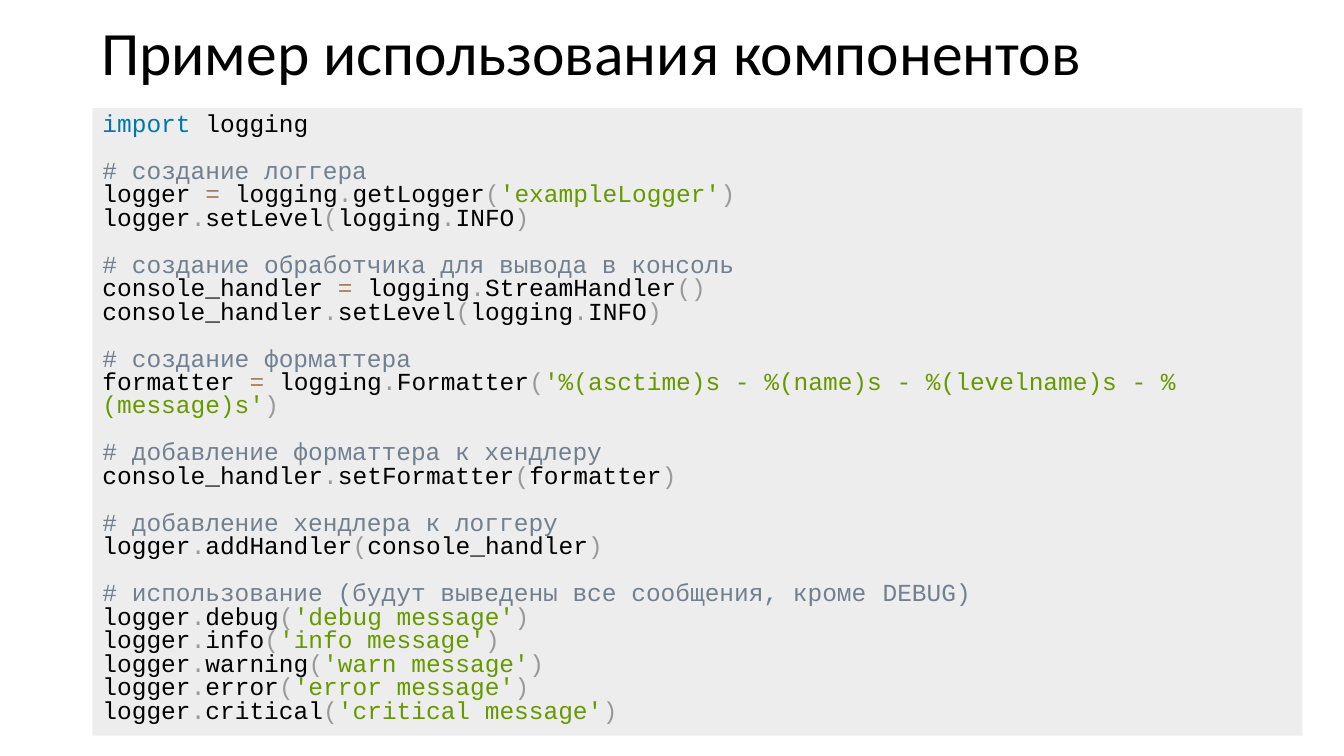
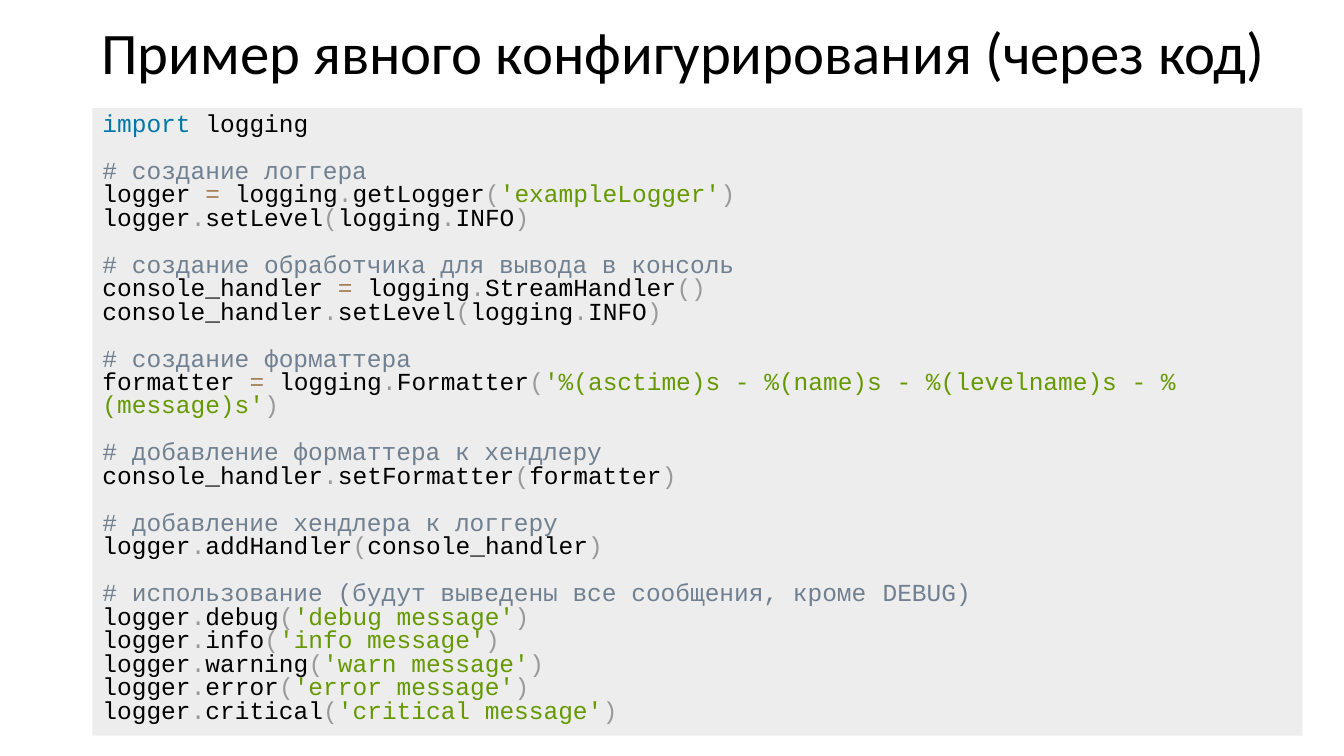
Before and after one commit to xtrueman/prog_instruments, a slide deck: slide 32 of presentations/Logging.pptx (slide 31 before the commit). Drawn at 1344x756 pixels with LibreOffice and Linux fonts; fonts in the diff are those of the drawing. Boxes give left, top, right and bottom in pixels: in the first picture for what was removed or moved away, otherwise in the second. Text is boxed around its words. In the diff, an @@ line names an element or a change of style, - is before the commit and + after.

```diff
--- a/presentations/Logging.pptx
+++ b/presentations/Logging.pptx
@@ title at <box>101,31,1264,84</box>: text changed; size 44 to 42 pt @@
-Пример использования компонентов
+Пример явного конфигурирования (через код)
```
Also in this commit, not shown: 13 other slides changed, 1 slide added, 1 other file.
